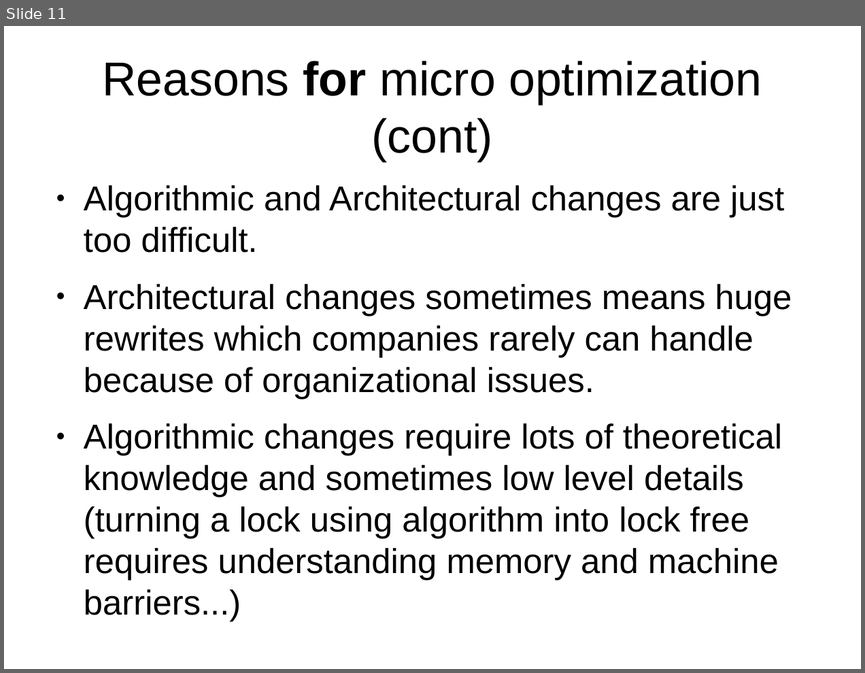
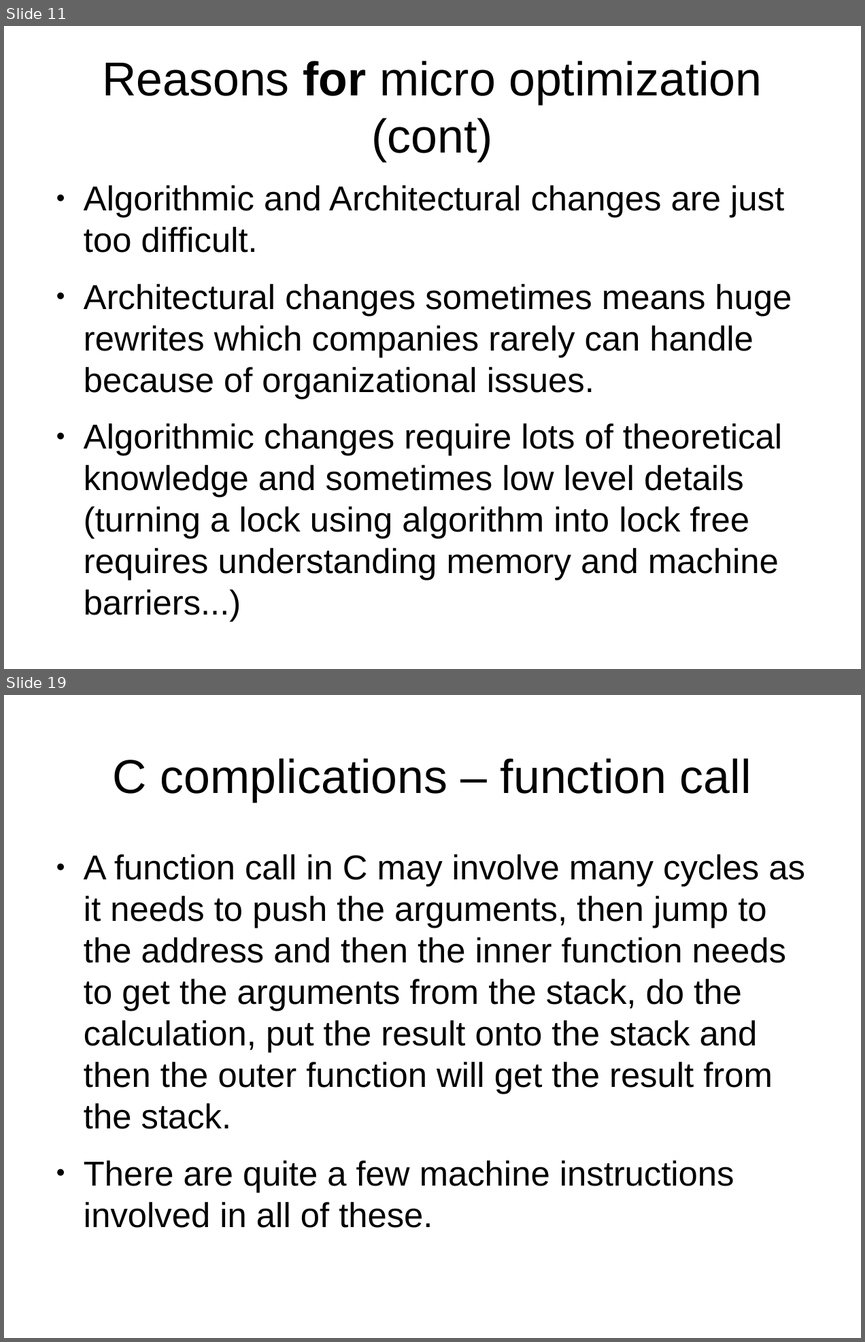
Before and after one commit to veltzer/demos, a slide deck: cpp/multi_core/effective_cplusplus.odp. Shown one above the other, each under a label of ours: slide 11 before the commit, slides 11 and 19 after it; the slides between them are not shown. The pictures are 865x673 and 865x1342 pixels, drawn with LibreOffice and Linux fonts; fonts in the diff are those of the drawing. Boxes give left, top, right and bottom in pixels: in the first picture for what was removed or moved away, otherwise in the second. Text is boxed around its words. In the diff, an @@ line names an element or a change of style, - is before the commit and + after.

```diff
--- a/cpp/multi_core/effective_cplusplus.odp
+++ b/cpp/multi_core/effective_cplusplus.odp
@@ slide 19 added at (4, 695, 861, 1338), background #FFFFFF @@
@@ title added at (113, 758, 751, 802), 44 pt, text #000000 @@
+C complications – function call
@@ text added at (84, 854, 805, 1227), 32 pt, text #000000 @@
+● A function call in C may involve many cycles as it needs to push the arguments, then jump to the address and then the inner function needs to get the arguments from the stack, do the calculation, put the result onto the stack and then the outer function will get the result from the stack.
+● There are quite a few machine instructions involved in all of these.
```
Also in this commit, not shown: 4 slides changed, 15 other slides added, 1 other file.
